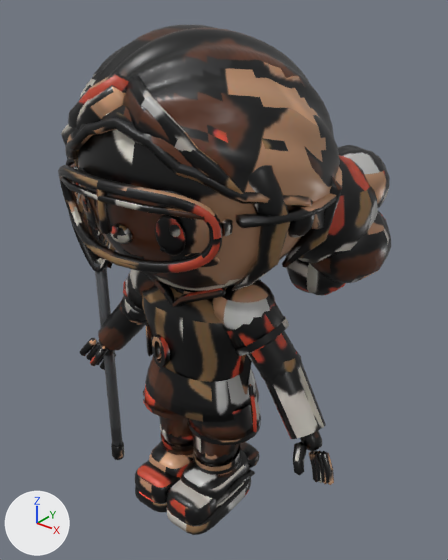
A saved change to the Blender file 3D/Production/Characters/GirlField/LaxAttack_GirlField.blend.
Both versions are drawn from a 50 mm camera at (1.034, -1.182, 1.511) aimed at (-0.015, 0.13, 0.698). Lighting does not change. The marker at lower left points along +X, +Y and +Z. The first picture is the older version.

The first picture shows 'lax_shooter_body'.
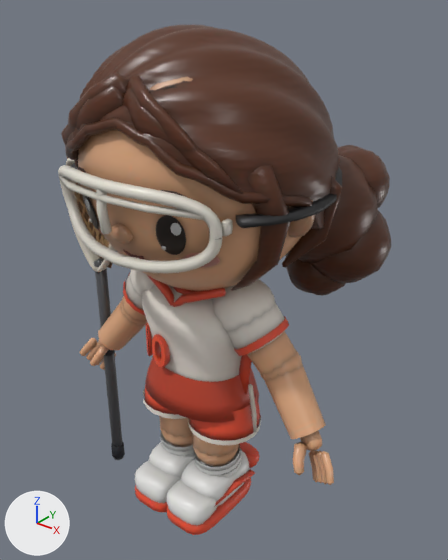
What the commit changed:
me_lax_shooter_body has 16138 vertices, 16754 faces and spans x -0.52..0.5, y -0.34..0.55, z -0.11..1.41.
me_lax_shooter_body is used by ob_lax_shooter_body; location (0.0, 0.0, 0.0).
me_lax_shooter_body part 1: 372 vertices moved from x -0.17..0.17, y -0.27..-0.14, z 0.94..1.34 to x -0.18..0.18, y -0.27..-0.13, z 0.95..1.35; 204 vertices removed from x -0.17..0.17, y -0.27..-0.14, z 0.94..1.34; 204 vertices added at x -0.18..0.18, y -0.26..-0.13, z 0.95..1.35.
me_lax_shooter_body part 2: 15642 kept faces spanning x -0.52..0.5, y -0.34..0.55, z -0.11..1.41 get new texture (UV) coordinates.

Location of each change, [x1, y1, x2, y2] in pixels of the pictures (448 x 560 px; the box of a moved part takes in the faces that stretch with it):
part 1 of me_lax_shooter_body, moved or reshaped
    before: [81, 56, 197, 256]
    after: [83, 56, 204, 255]
part 2 of me_lax_shooter_body, surface changed
    both: [58, 25, 391, 535]
